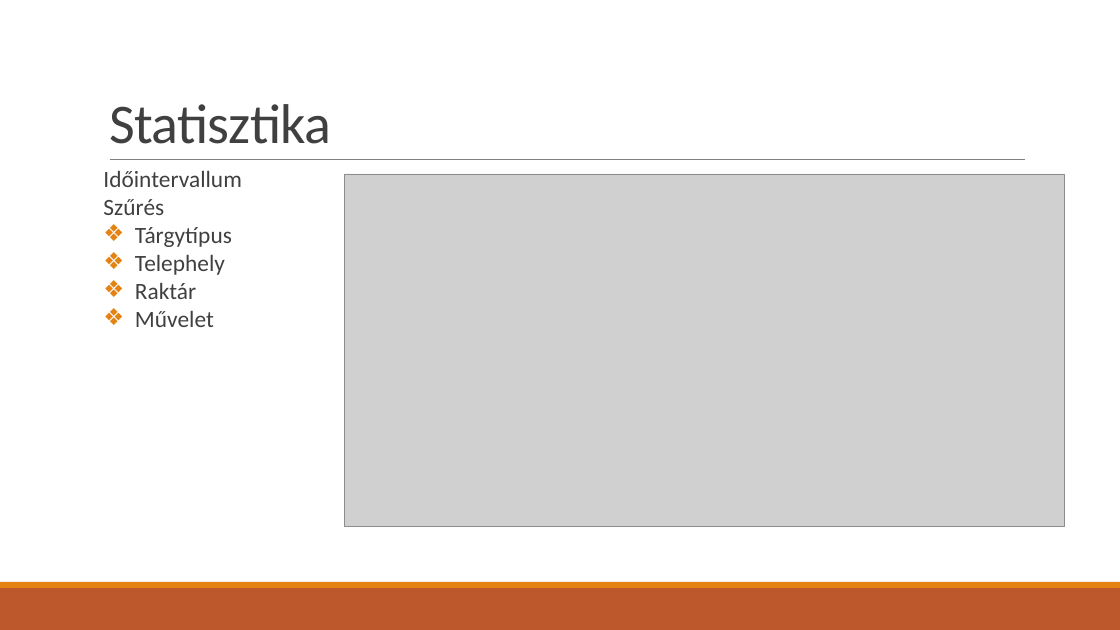
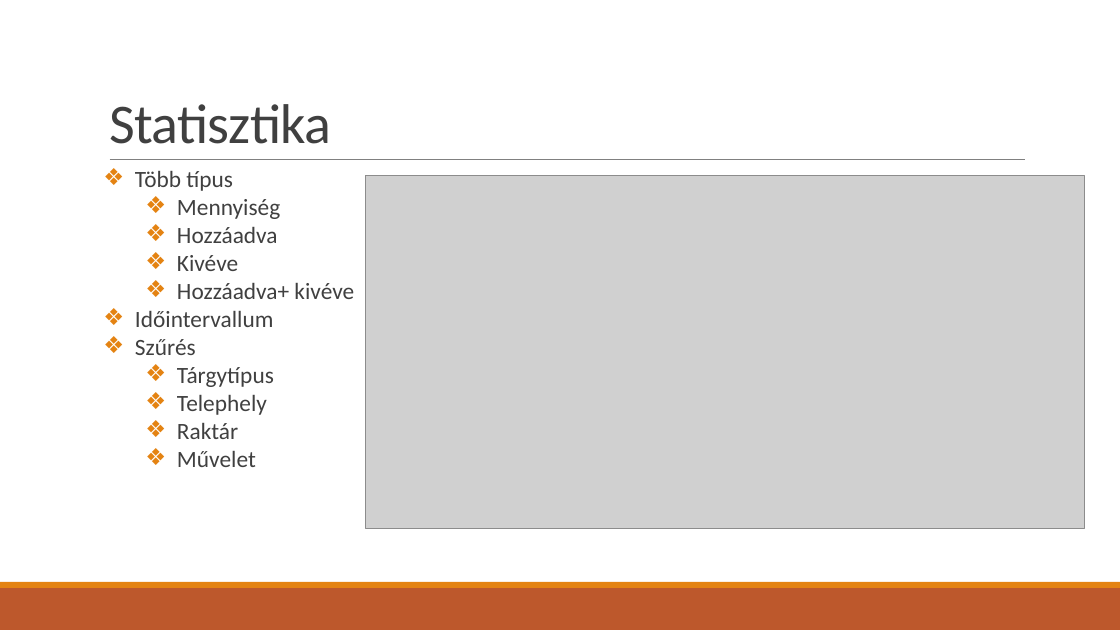
Before and after one commit to KissKolos/Easy-Inventory, a slide deck: slide 23 of bemutató.pptx (slide 26 before the commit). Drawn at 1120x630 pixels with LibreOffice and Linux fonts; fonts in the diff are those of the drawing; grey boxes stand for pictures. Boxes give left, top, right and bottom in pixels: in the first picture for what was removed or moved away, otherwise in the second. Text is boxed around its words. In the diff, an @@ line names an element or a change of style, - is before the commit and + after.

```diff
--- a/bemutató.pptx
+++ b/bemutató.pptx
@@ text at (x1=135, y1=171, x2=354, y2=299): paragraphs added @@
+❖ Több típus
+  ❖ Mennyiség
+  ❖ Hozzáadva
+  ❖ Kivéve
+  ❖ Hozzáadva+ kivéve
@@ picture moved from (x1=344, y1=174, x2=1065, y2=526) to (x1=365, y1=176, x2=1086, y2=528) @@
@@ text at (x1=135, y1=311, x2=274, y2=467): bullet none to ❖; list level 1 to 2 in "Tárgytípus"; list level 1 to 2 in "Telephely"; list level 1 to 2 in "Raktár"; list level 1 to 2 in "Művelet" @@
```
Also in this commit, not shown: 12 other slides changed, 4 slides added, 5 slides removed, 2 other files.
